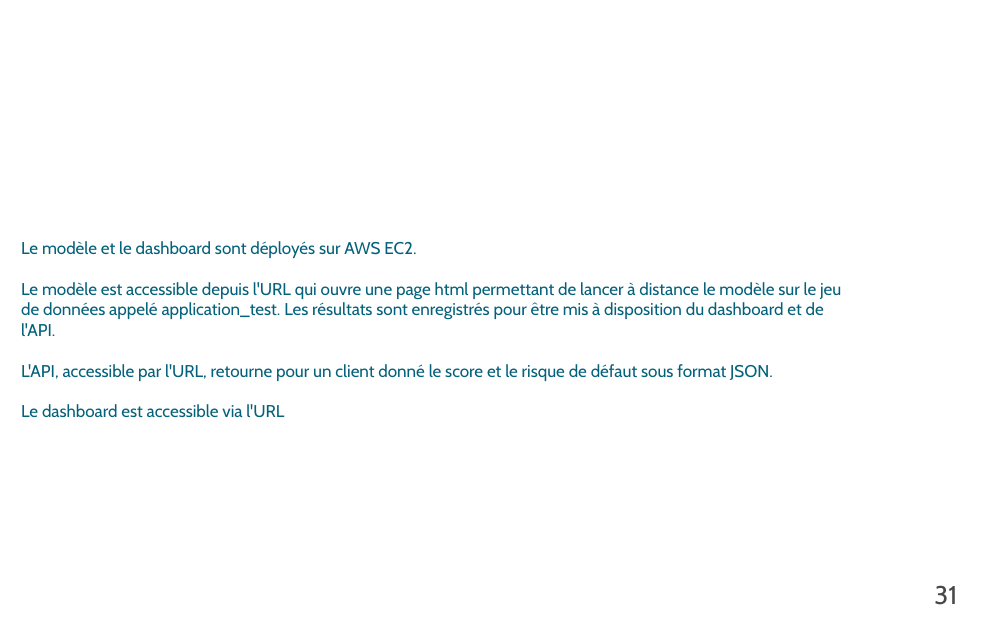
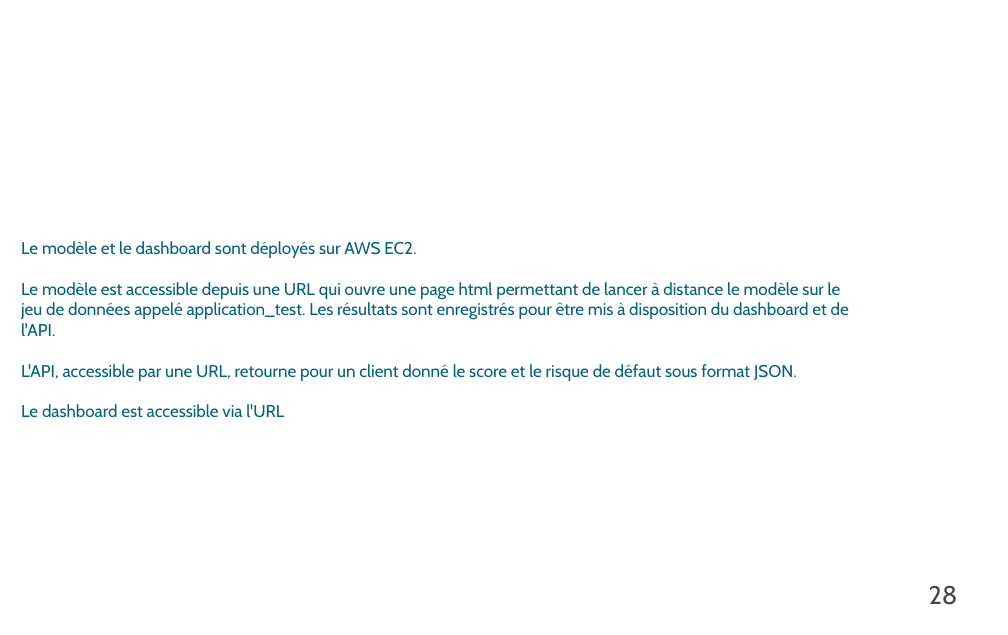
Before and after one commit to pyb-data/credit_scoring, a slide deck: slide 28 of P_07_Presentation.odp (slide 31 before the commit). Drawn at 1008x635 pixels with LibreOffice and Linux fonts; fonts in the diff are those of the drawing; background and template pictures are left out. Boxes give left, top, right and bottom in pixels: in the first picture for what was removed or moved away, otherwise in the second. Text is boxed around its words. In the diff, an @@ line names an element or a change of style, - is before the commit and + after.

```diff
--- a/P_07_Presentation.odp
+++ b/P_07_Presentation.odp
@@ text at [21,282,849,381]: text changed @@
-Le modèle est accessible depuis l'URL qui ouvre une page html permettant de lancer à distance le modèle sur le jeu de données appelé application_test. Les résultats sont enregistrés pour être mis à disposition du dashboard et de l'API.
-L'API, accessible par l'URL, retourne pour un client donné le score et le risque de défaut sous format JSON.
+Le modèle est accessible depuis une URL qui ouvre une page html permettant de lancer à distance le modèle sur le jeu de données appelé application_test. Les résultats sont enregistrés pour être mis à disposition du dashboard et de l'API.
+L'API, accessible par une URL, retourne pour un client donné le score et le risque de défaut sous format JSON.
@@ page number at [929,585,958,605]: text changed @@
-31
+28
```
Also in this commit, not shown: 16 other slides changed, 3 slides added, 3 slides removed, 1 other file.
